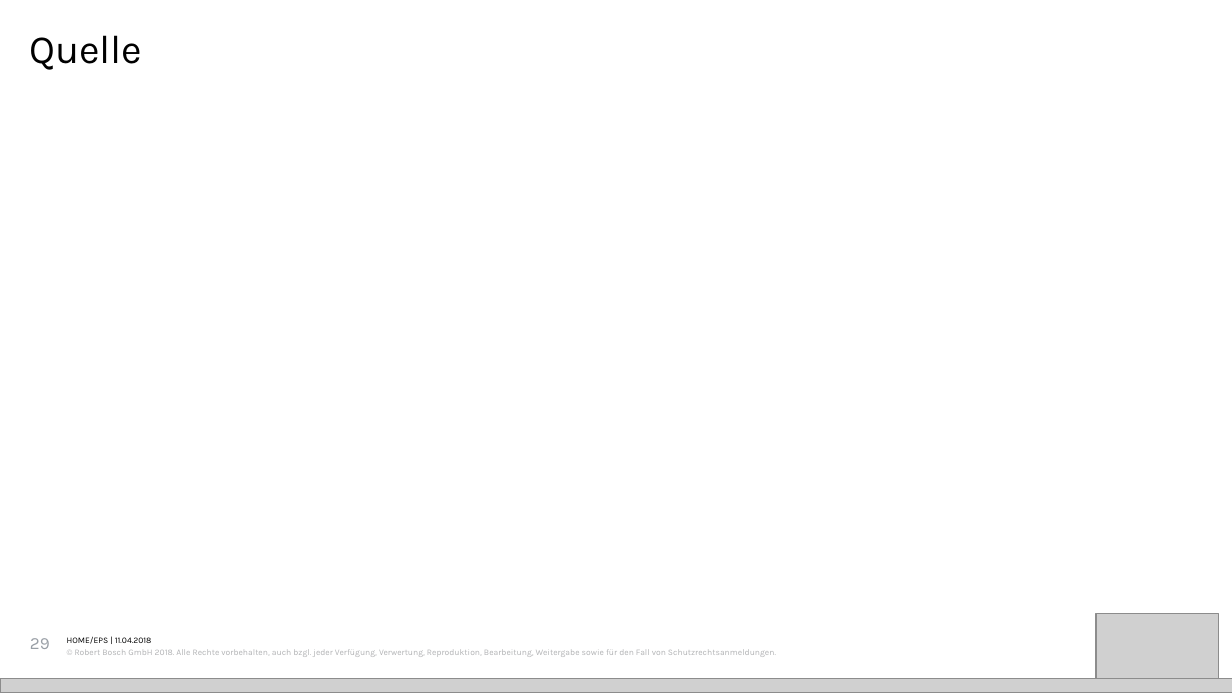
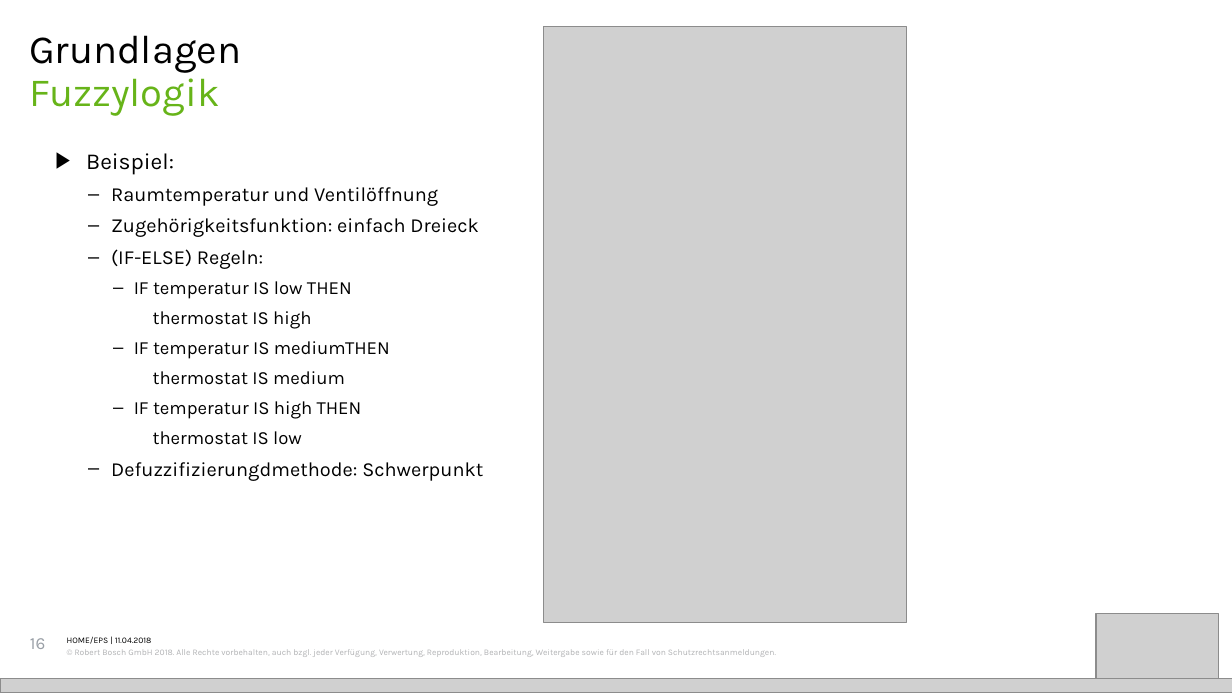
Before and after one commit to iwnfubb/MA_Doc, a slide deck: slide 16 of Präsi/Präsi.pptx (slide 29 before the commit). Drawn at 1232x693 pixels with LibreOffice and Linux fonts; fonts in the diff are those of the drawing; grey boxes stand for pictures; background and template pictures are left out. Boxes give left, top, right and bottom in pixels: in the first picture for what was removed or moved away, otherwise in the second. Text is boxed around its words. In the diff, an @@ line names an element or a change of style, - is before the commit and + after.

```diff
--- a/Präsi/Präsi.pptx
+++ b/Präsi/Präsi.pptx
@@ picture added at [543,27,906,623] @@
@@ title removed at [29,35,142,70] @@
-Quelle
@@ text added at [29,35,241,73], 28 pt, text #000000 @@
+Grundlagen
@@ title added at [29,71,219,116], 28 pt, text #67B419 @@
+Fuzzylogik
@@ text added at [86,153,483,481], 14 pt, text #000000 @@
+  ▶ Beispiel:
+    ‒ Raumtemperatur und Ventilöffnung
+    ‒ Zugehörigkeitsfunktion: einfach Dreieck
+    ‒ (IF-ELSE) Regeln:
+      ‒ IF temperatur IS low THEN
+                thermostat IS high
+      ‒ IF temperatur IS mediumTHEN
+                thermostat IS medium
+      ‒ IF temperatur IS high THEN
+                thermostat IS low
+    ‒ Defuzzifizierungdmethode: Schwerpunkt
@@ text at [30,638,45,649]: text changed @@
-29
+16
```
Also in this commit, not shown: 12 other slides changed, 3 other files.
